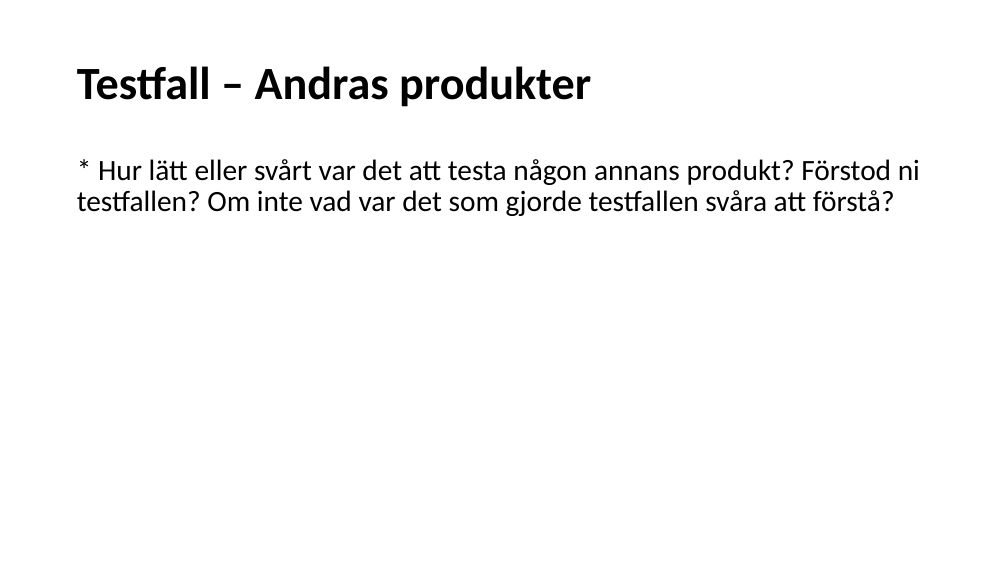
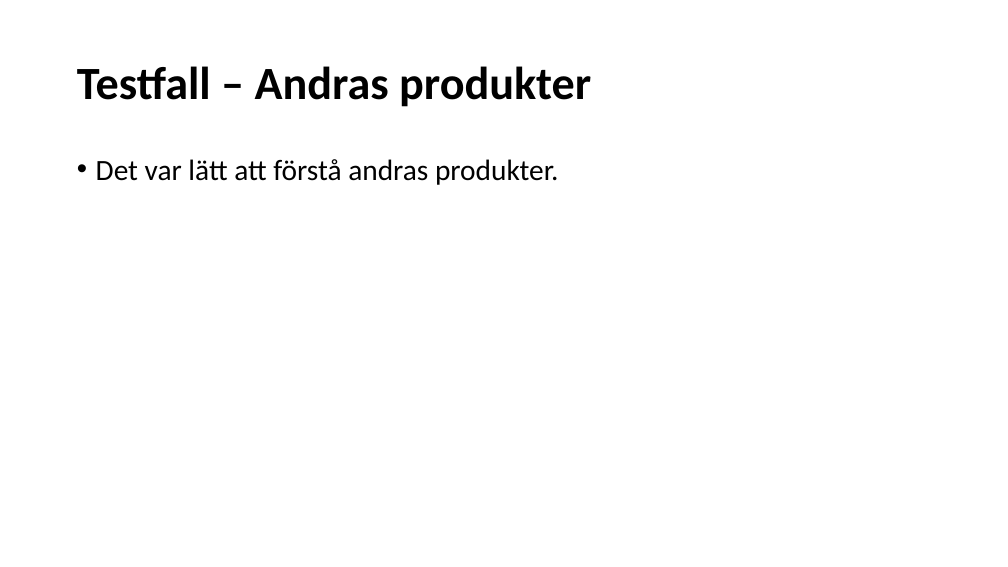
Before and after one commit to natbjo93/agilis, a slide deck: slide 6 of RS3.pptx. Drawn at 1008x567 pixels with LibreOffice and Linux fonts; fonts in the diff are those of the drawing. Boxes give left, top, right and bottom in pixels: in the first picture for what was removed or moved away, otherwise in the second. Text is boxed around its words. In the diff, an @@ line names an element or a change of style, - is before the commit and + after.

```diff
--- a/RS3.pptx
+++ b/RS3.pptx
@@ text at (96,159,558,185): text changed @@
-* Hur lätt eller svårt var det att testa någon annans produkt? Förstod ni testfallen? Om inte vad var det som gjorde testfallen svåra att förstå?
+• Det var lätt att förstå andras produkter.
```
Also in this commit, not shown: 6 other slides changed.
